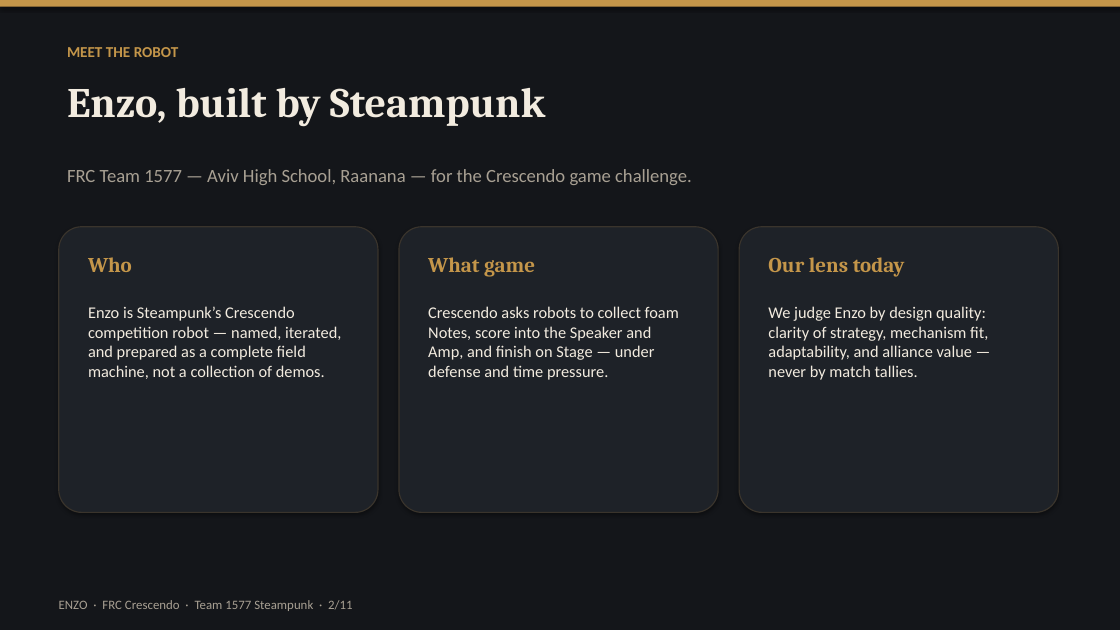
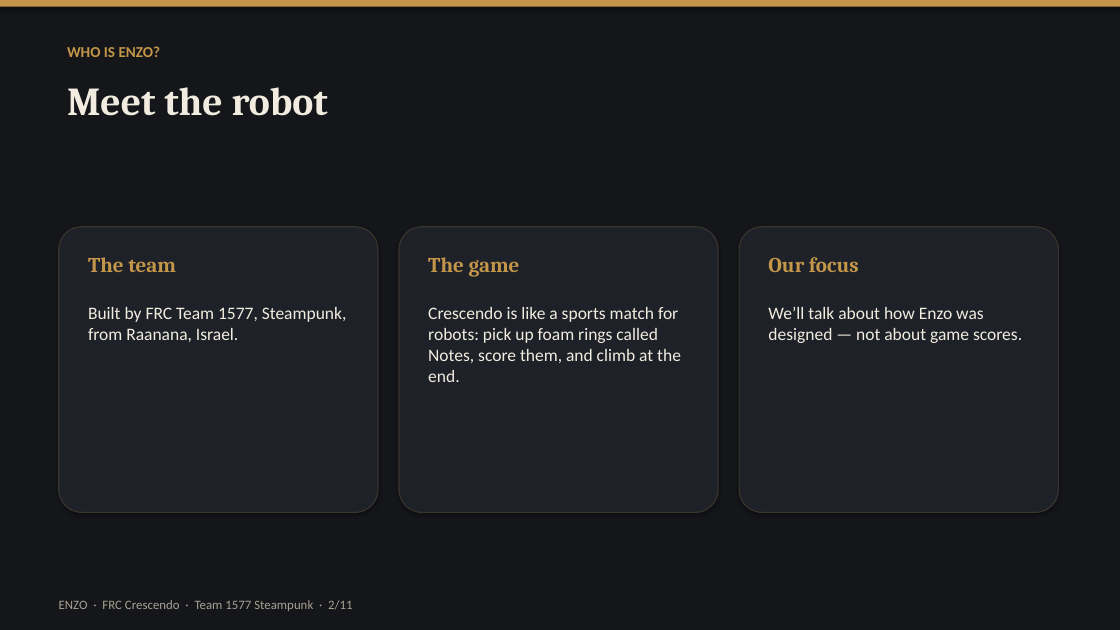
Before and after one commit to SivaBKPalla/ChittrChattr, a slide deck: slide 2 of enzo-presentation/Enzo_Crescendo_Presentation.pptx. Drawn at 1120x630 pixels with LibreOffice and Linux fonts; fonts in the diff are those of the drawing. Boxes give left, top, right and bottom in pixels: in the first picture for what was removed or moved away, otherwise in the second. Text is boxed around its words. In the diff, an @@ line names an element or a change of style, - is before the commit and + after.

```diff
--- a/enzo-presentation/Enzo_Crescendo_Presentation.pptx
+++ b/enzo-presentation/Enzo_Crescendo_Presentation.pptx
@@ text added at (x1=67, y1=46, x2=161, y2=57), 13 pt, text #C4964A, bold @@
+WHO IS ENZO?
@@ text at (x1=67, y1=87, x2=328, y2=116): text changed; size 13 to 34 pt; font Calibri to Cambria; text colour #C4964A to #F2EBDF @@
-MEET THE ROBOT
+Meet the robot
@@ text removed at (x1=67, y1=88, x2=545, y2=127) @@
-Enzo, built by Steampunk
@@ text removed at (x1=67, y1=169, x2=692, y2=185) @@
-FRC Team 1577 — Aviv High School, Raanana — for the Crescendo game challenge.
@@ text at (x1=88, y1=257, x2=176, y2=272): text changed @@
-Who
+The team
@@ text at (x1=428, y1=257, x2=520, y2=277): text changed @@
-What game
+The game
@@ text at (x1=768, y1=257, x2=859, y2=272): text changed @@
-Our lens today
+Our focus
@@ text at (x1=88, y1=307, x2=347, y2=342): text changed; size 14 to 15 pt @@
-Enzo is Steampunk’s Crescendo competition robot — named, iterated, and prepared as a complete field machine, not a collection of demos.
+Built by FRC Team 1577, Steampunk, from Raanana, Israel.
@@ text at (x1=428, y1=307, x2=681, y2=382): text changed; size 14 to 15 pt @@
-Crescendo asks robots to collect foam Notes, score into the Speaker and Amp, and finish on Stage — under defense and time pressure.
+Crescendo is like a sports match for robots: pick up foam rings called Notes, score them, and climb at the end.
@@ text at (x1=768, y1=307, x2=1022, y2=343): text changed; size 14 to 15 pt @@
-We judge Enzo by design quality: clarity of strategy, mechanism fit, adaptability, and alliance value — never by match tallies.
+We’ll talk about how Enzo was designed — not about game scores.
```
Also in this commit, not shown: 8 other slides changed, 2 slides added, 2 slides removed, 5 other files.
